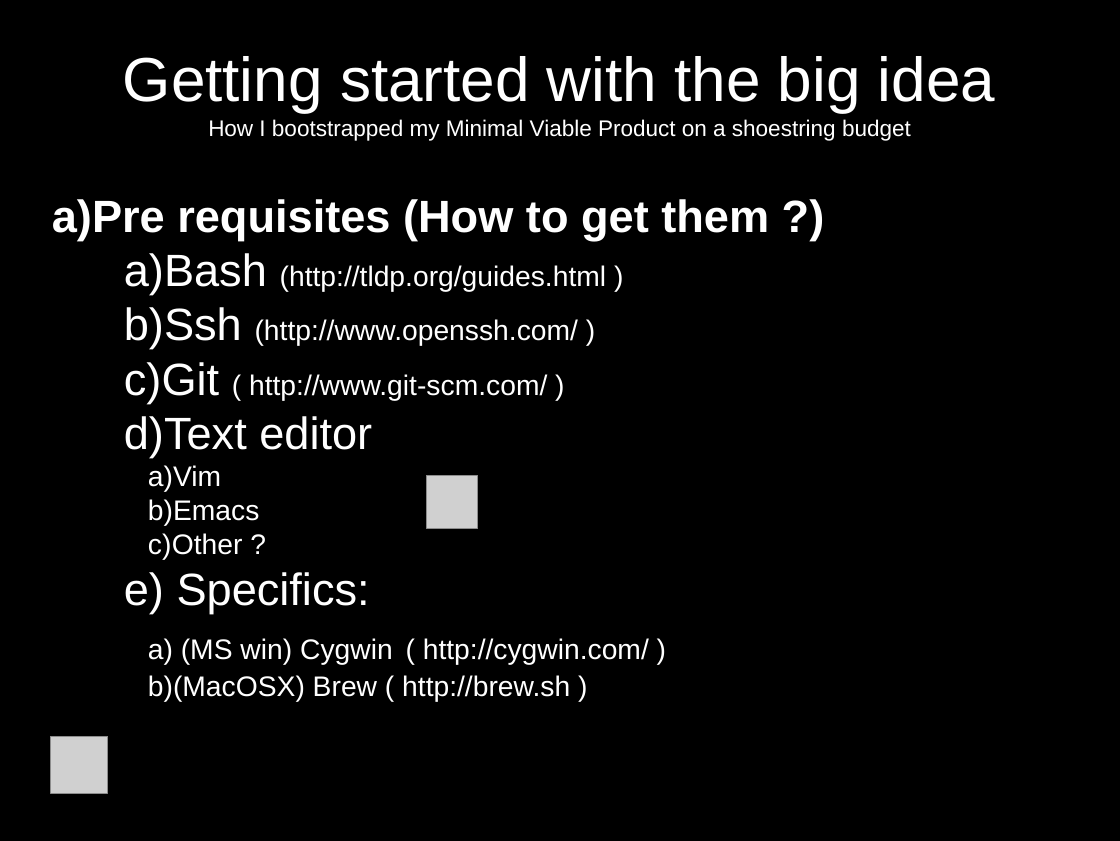
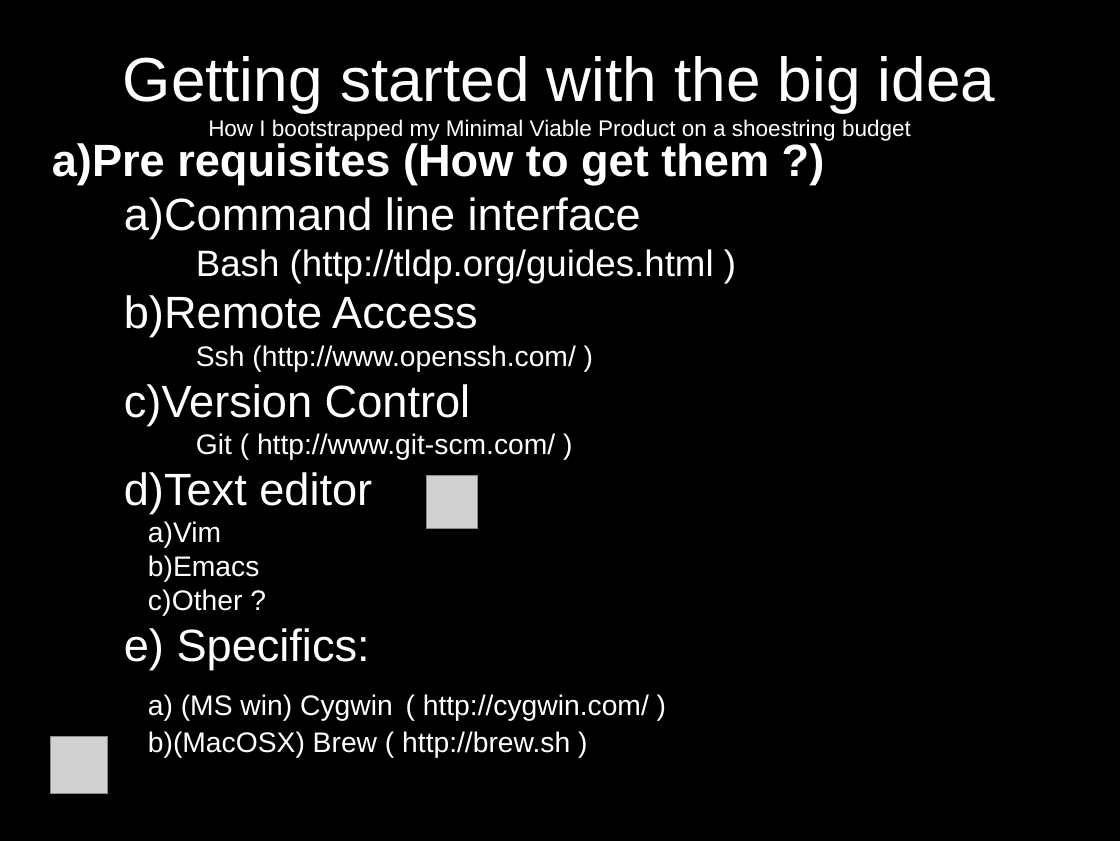
Before and after one commit to jcda/django-mvp-install-script, a slide deck: slide 4 of MVP-presentation-BD-Meetup.odp (slide 5 before the commit). Drawn at 1120x841 pixels with LibreOffice and Linux fonts; fonts in the diff are those of the drawing; grey boxes stand for pictures. Boxes give left, top, right and bottom in pixels: in the first picture for what was removed or moved away, otherwise in the second. Text is boxed around its words. In the diff, an @@ line names an element or a change of style, - is before the commit and + after.

```diff
--- a/MVP-presentation-BD-Meetup.odp
+++ b/MVP-presentation-BD-Meetup.odp
@@ subtitle "Pre requisites (How to get ...": place and size @@
-subtitle "Pre requisites (How to get ..." at <box>52,199,769,702</box>
+subtitle "Pre requisites (How to get ..." at <box>52,143,769,758</box>
@@ subtitle at <box>124,197,641,239</box>: paragraph added @@
+      a) Command line interface
@@ subtitle at <box>196,249,714,460</box>: size 32 to 26 pt in "Bash"; size 20 to 26 pt in "(http://tldp.org/guides.html )"; size 32 to 20 pt in "Ssh", "Git"; bullet a) to none; list level 4 to 6 in "Bash (http://tldp.org/guides.html )"; list level 4 to 6 in "Ssh (http://www.openssh.com/ )"; list level 4 to 6 in "Git ( http://www.git-scm.com/ )" @@
@@ subtitle at <box>124,295,478,337</box>: paragraph added @@
+      b) Remote Access
@@ subtitle at <box>124,384,471,425</box>: paragraph added @@
+      c) Version Control
```
Also in this commit, not shown: 1 other slide changed, 1 slide added, 2 other files.
